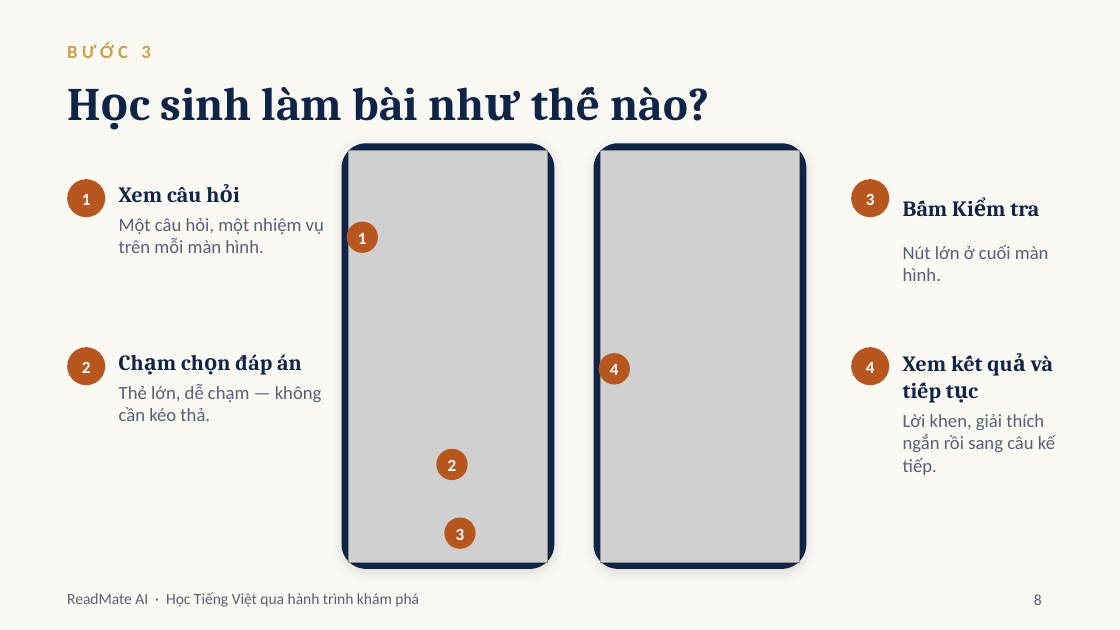
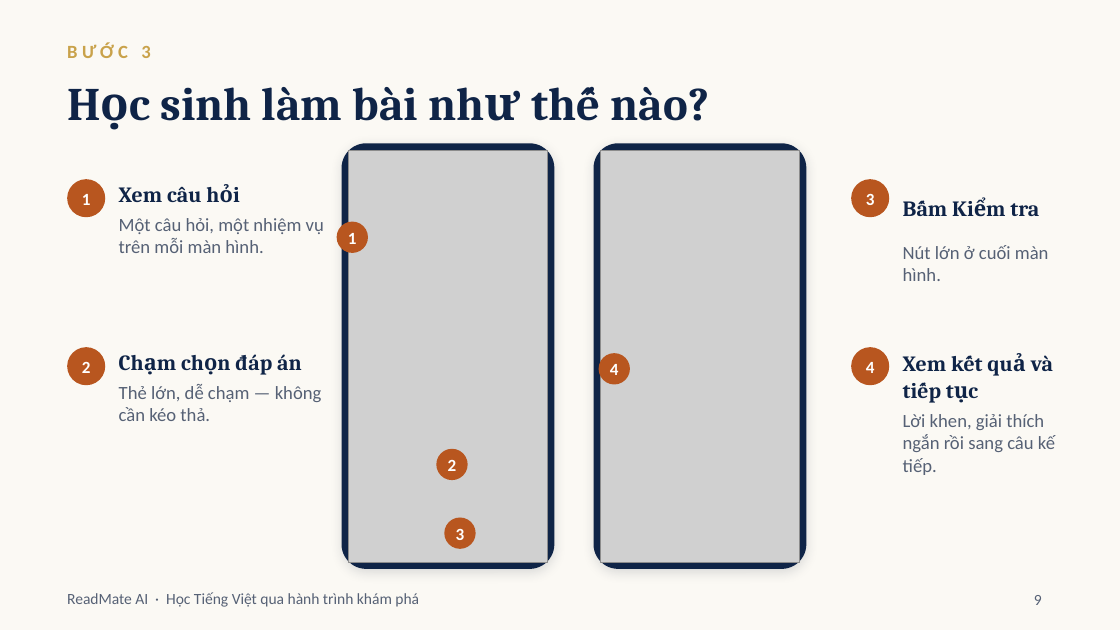
Before and after one commit to ThaiTaka/ReadMateAI, a slide deck: slide 9 of docs/presentations/ReadMateAI_BaoCaoDuAn.pptx (slide 8 before the commit). Drawn at 1120x630 pixels with LibreOffice and Linux fonts; fonts in the diff are those of the drawing; grey boxes stand for pictures. Boxes give left, top, right and bottom in pixels: in the first picture for what was removed or moved away, otherwise in the second. Text is boxed around its words. In the diff, an @@ line names an element or a change of style, - is before the commit and + after.

```diff
--- a/docs/presentations/ReadMateAI_BaoCaoDuAn.pptx
+++ b/docs/presentations/ReadMateAI_BaoCaoDuAn.pptx
@@ text "1" moved from (x1=358, y1=233, x2=367, y2=244) to (x1=348, y1=233, x2=357, y2=244) @@
@@ ellipse moved from (x1=346, y1=222, x2=377, y2=253) to (x1=337, y1=222, x2=368, y2=253) @@
@@ page number at (x1=1034, y1=595, x2=1042, y2=605): text changed @@
-8
+9
```
Also in this commit, not shown: 7 other slides changed, 3 slides added, 2 slides removed, 10 other files.
